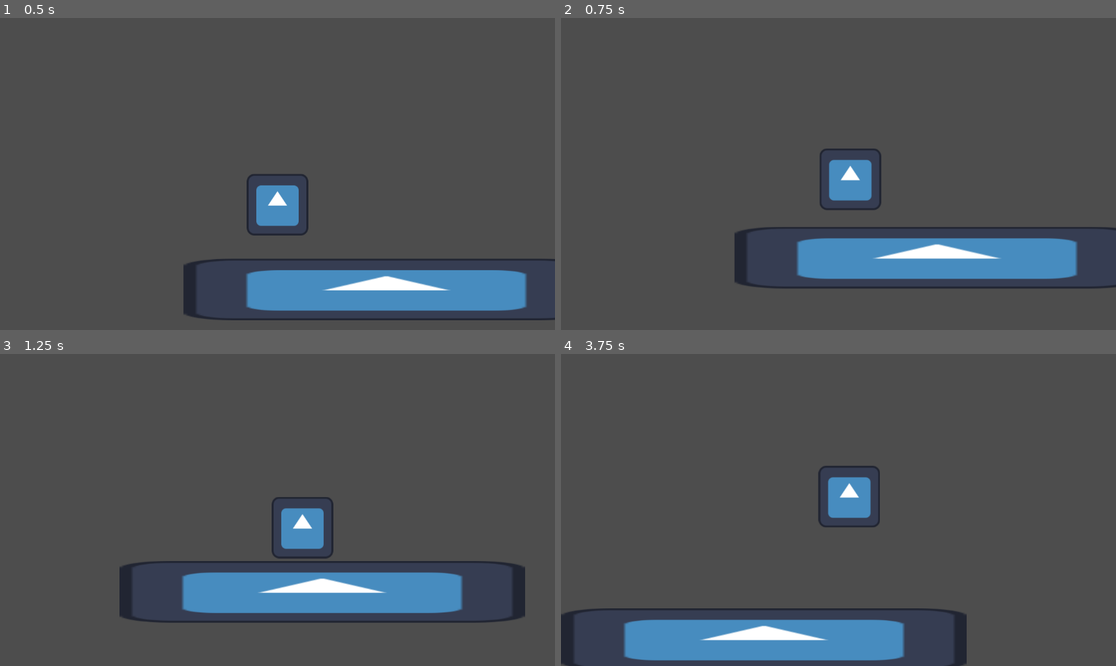
Above: before the commit, frames 1-4 (two rows, left to right).
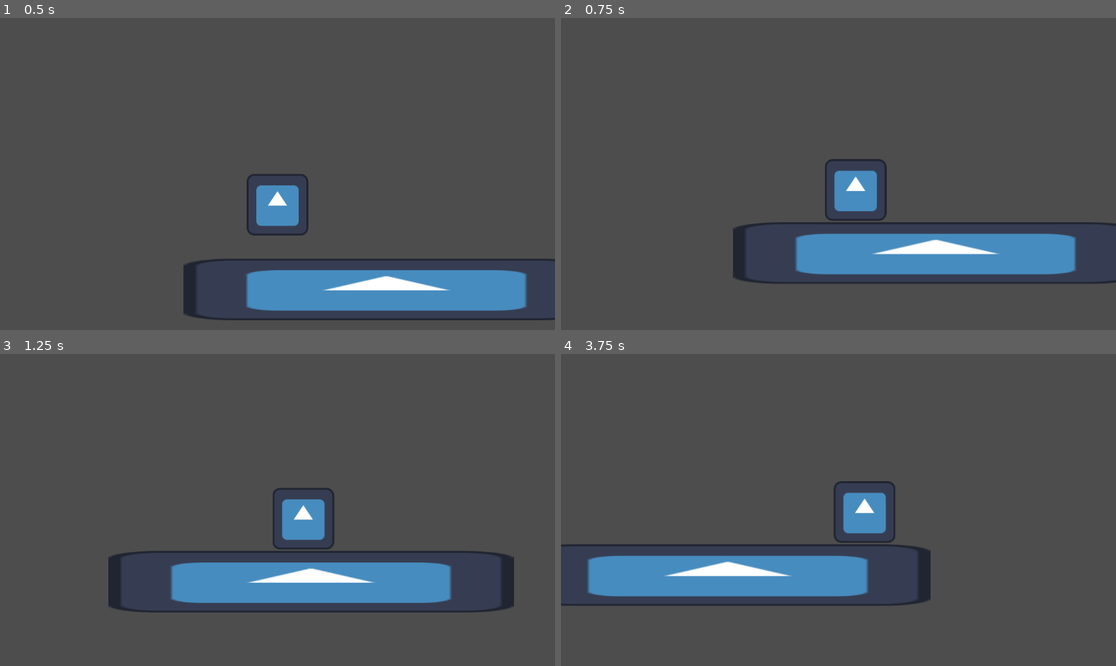
Above: after the commit, the same moments.

Repository: Orama-Interactive/Bubble-Wizard
Game: Godot game, scene res://src/Levels/level_1.tscn
Two runs of this game, one before a commit and one after it. Both use one fixed random seed, a clock stepped at 60 frames per second and the inputs below. The project has no main scene, so this scene is started directly. The engine's default icon, where the game draws it, is replaced by a stand-in: a white triangle on a blue panel in a dark square.
Inputs (mouse positions are in pixels of both pictures, inside the frame that each line leads up to):
- Up to frame 1 (0.5 s): no input
- Up to frame 2 (0.75 s): tap Enter at 0.5 s; move the mouse to (960, 158) at 0.52 s; hold D (right) from 0.53 s (still down); tap Q (charge_bubble) at 0.6 s; click (960, 158) at 0.67 s
- Up to frame 3 (1.25 s): keep holding D (right); tap Space (jump) at 0.77 s
- Up to frame 4 (3.75 s): move the mouse to (727, 525) at 1.27 s; tap Q (charge_bubble) at 1.35, 2.3, 3.05, 3.6 s; tap Space (jump) at 1.52, 3.02 s; move the mouse to (894, 441) at 2.02 s; release D (right) at 2.03 s; hold A (left) 2.03-2.78 s; hold Ctrl (ctrl) 2.03-2.78 s; move the mouse to (810, 572) at 2.77 s; hold D (right) from 2.78 s (still down); click (810, 572) at 2.85 s; move the mouse to (1005, 556) at 3.52 s

Frame 1 is identical in both runs. In frame 2, 5.5% of the frame differs, in the area x 31-100%, y 41-87%; in frame 3, 8.6%; in frame 4, 18%, in the area x 0-74%, y 35-100%.

Commit message:
Hold key to charge bubble form

Diff:
--- a/src/player.gd
+++ b/src/player.gd
@@ -16,6 +16,7 @@
 @export var bubble_decelerate := 10.0
 @export var bubble_gravity_scale := 0.2
 @export var bubble_duration := 2.0
+@export var bubble_charge_time := 1.2
 var can_jump := false
 var jump_pressed := false
 var bubble_form := false:
@@ -26,6 +27,7 @@
 			bubble_timer.start()
 
 @onready var bubble_timer: Timer = $BubbleTimer
+@onready var charge_bubble_timer: Timer = $ChargeBubbleTimer
 
 
 func _ready() -> void:
@@ -68,10 +70,7 @@
 
 
 func _normal_movement(delta: float) -> void:
-	if Input.is_action_just_released("charge_bubble"):
-		bubble_form = true
-		position.y -= 32
-		return
+	_charge_bubble_form()
 	# Add the gravity.
 	if is_on_floor():
 		can_jump = true
@@ -119,8 +118,21 @@
 	jump_pressed = false
 
 
+func _charge_bubble_form() -> void:
+	if Input.is_action_just_pressed("charge_bubble"):
+		charge_bubble_timer.start()
+	if Input.is_action_just_released("charge_bubble"):
+		if not charge_bubble_timer.is_stopped():
+			charge_bubble_timer.stop()
+
+
 func _on_bubble_timer_timeout() -> void:
 	bubble_form = false
+
+
+func _on_charge_bubble_timer_timeout() -> void:
+	bubble_form = true
+	position.y -= 32
 
 
 func _on_area_2d_body_entered(body: Node2D) -> void:
--- a/src/player.tscn
+++ b/src/player.tscn
@@ -31,5 +31,9 @@
 [node name="BubbleTimer" type="Timer" parent="."]
 one_shot = true
 
+[node name="ChargeBubbleTimer" type="Timer" parent="."]
+one_shot = true
+
 [connection signal="body_entered" from="Area2D" to="." method="_on_area_2d_body_entered"]
 [connection signal="timeout" from="BubbleTimer" to="." method="_on_bubble_timer_timeout"]
+[connection signal="timeout" from="ChargeBubbleTimer" to="." method="_on_charge_bubble_timer_timeout"]
